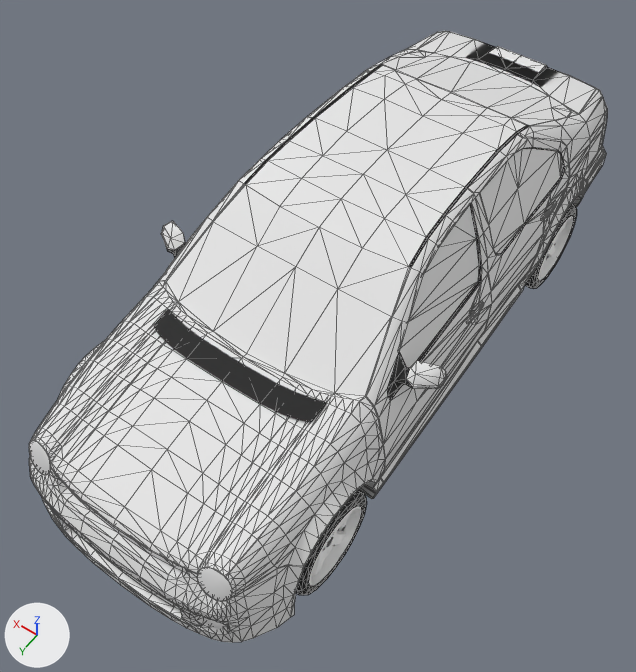
The glTF model dealership/public/midnight-club-los-angeles/previews/va_vw_jetta_03.glb: old version first, new version second.
Rendered twice from a 50 mm camera at (-1.93, 3.03, 4.7) aimed at (-0.01, 0.34, 0.47). Every picture has the same lights, and +X, +Y and +Z are marked at lower left. The picture after the commit comes second. Mesh edges are drawn as thin lines on the coarser meshes.

In view in the first picture: 'va_vw_jetta_03/resources/vehicle/va_vw_jetta_03/body_lod_0.xrsc@resource_root/model0', 'va_vw_jetta_03/resources/vehicle/va_vw_jetta_03/body_lod_0.xrsc@resource_root/model1', 'va_vw_jetta_03/resources/vehicle/va_vw_jetta_03/body_lod_0.xrsc@resource_root/model8', 'va_vw_jetta_03/resources/vehicle/va_vw_jetta_03/body_lod_0.xrsc@resource_root/model9' and 2 more.
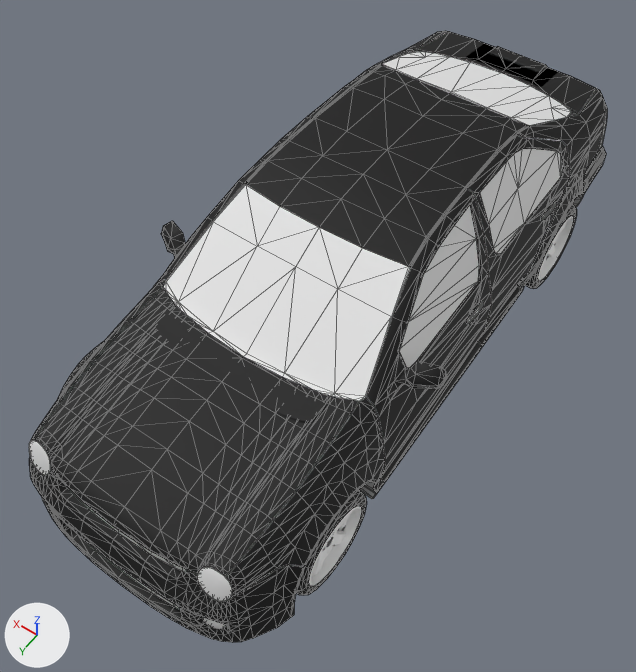
The change, as a list of edits to the scene's bpy script:
```text
Change mat_va_vw_jetta_03_resources_vehicle_va_vw_jetta_03_body_lod_0_xrsc_shader5:
    mat_va_vw_jetta_03_resources_vehicle_va_vw_jetta_03_body_lod_0_xrsc_shader5.base_color: (0.8, 0.8, 0.8) -> (0.0, 0.0, 0.0)  # white #e7e7e7 -> black #000000
```

Location of each change, [x1, y1, x2, y2] in pixels of the pictures (636 x 672 px):
'va_vw_jetta_03/resources/vehicle/va_vw_jetta_03/body_lod_0.xrsc@resource_root/model8', recoloured (white to black)
    both: [29, 31, 607, 643]
